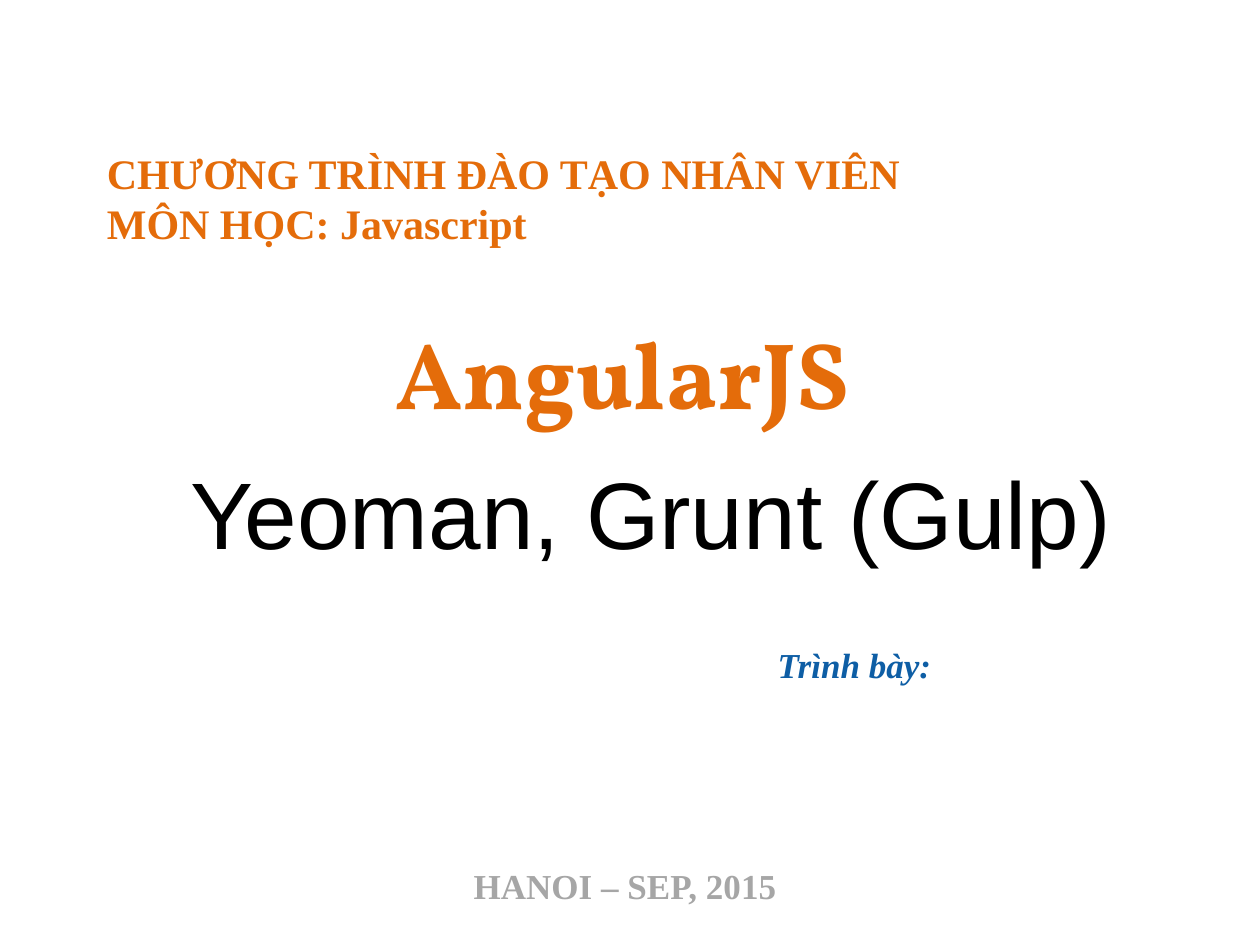
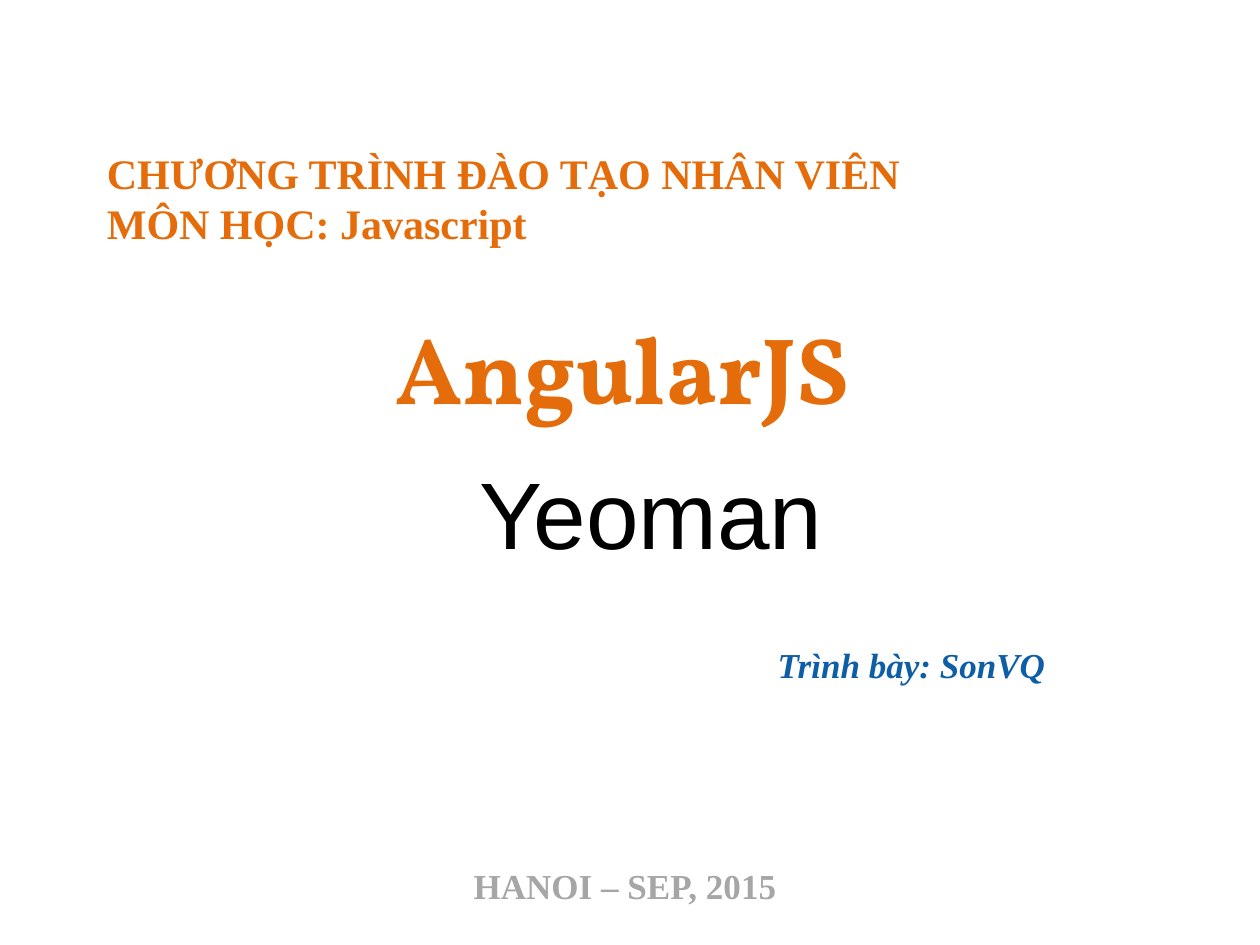
Before and after one commit to sonvq-qsoftvn/angularjs-training, a slide deck: slide 1 of QS_Training_AngularJS_Yeoman, Grunt, Gulp - SonVQ.pptx. Drawn at 1260x945 pixels with LibreOffice and Linux fonts; fonts in the diff are those of the drawing; background and template pictures are left out. Boxes give left, top, right and bottom in pixels: in the first picture for what was removed or moved away, otherwise in the second. Text is boxed around its words. In the diff, an @@ line names an element or a change of style, - is before the commit and + after.

Commit message:
commit slide of Duc

```diff
--- a/QS_Training_AngularJS_Yeoman, Grunt, Gulp - SonVQ.pptx
+++ b/QS_Training_AngularJS_Yeoman, Grunt, Gulp - SonVQ.pptx
@@ text "AngularJS": place and size @@
-text "AngularJS" at box(395, 341, 849, 433)
+text "AngularJS" at box(395, 336, 849, 428)
@@ title at box(479, 484, 822, 550): text changed @@
-Yeoman, Grunt (Gulp)
+Yeoman
@@ text at box(778, 653, 1045, 685): text changed @@
-Trình bày:
+Trình bày: SonVQ
```
Also in this commit, not shown: 1 slide added, 1 other file.
